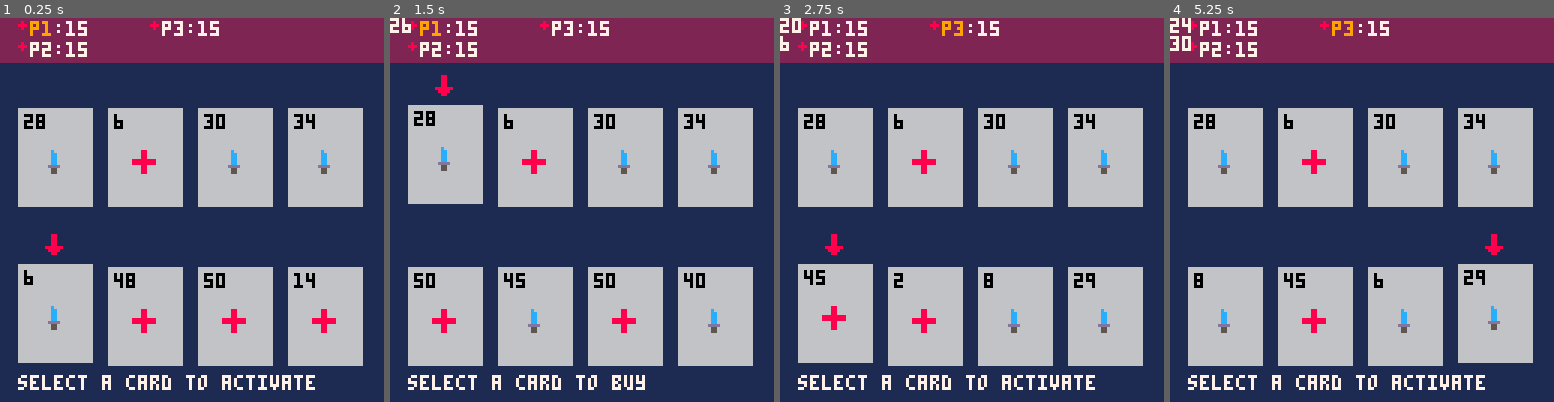
Above: before the commit, frames 1-4 (left to right).
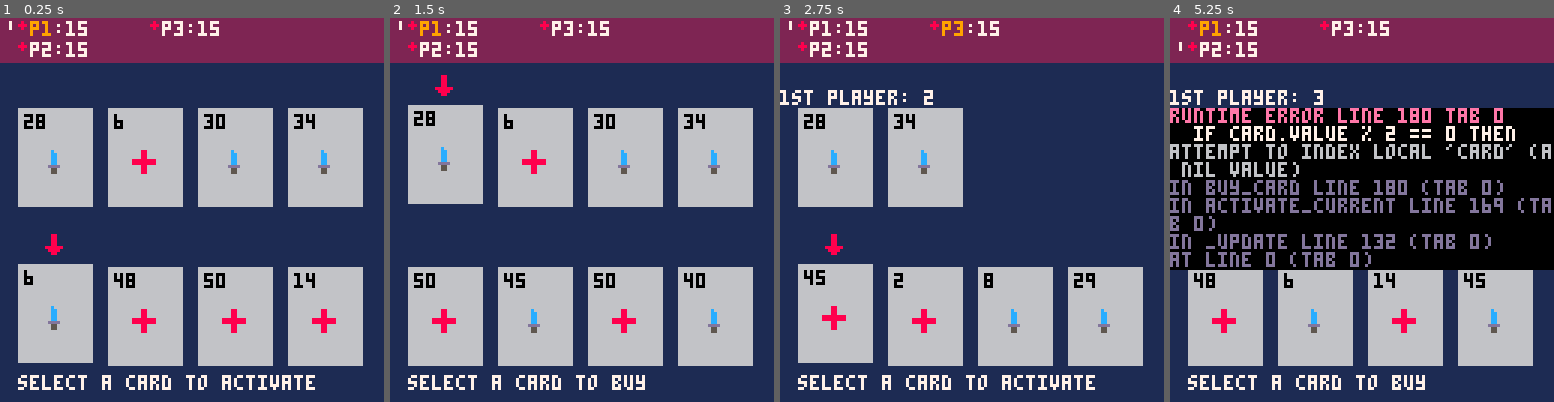
Above: after the commit, the same moments.

Repository: camden/minidom
Game: PICO-8 cartridge dom.p8
The game is run twice, just before and just after one commit, with the same random seed, the same clock (stepped at 60 frames per second) and the same inputs.
Inputs:
- Up to frame 1 (0.25 s): no input
- Up to frame 2 (1.5 s): tap X (X key) at 0.33, 1.07 s; tap O (Z key) at 0.7 s
- Up to frame 3 (2.75 s): hold Right 1.6-2.1 s; tap O (Z key) at 1.7, 2.1, 2.5 s; tap X (X key) at 1.85 s; hold Right from 2.47 s (still down)
- Up to frame 4 (5.25 s): tap O (Z key) every 0.4 s from 2.9 to 4.9 s; tap X (X key) at 2.97, 4.08, 5.2 s; release Right at 3.03 s; hold Left 3.08-3.58 s; hold Right 4.02-4.68 s; hold Left from 5.08 s (still down)

The runs differ from the first frame. In frame 1, less than 0.1% of the frame differs, in the area x 2-4%, y 0-4%; in frame 2, 0.1%; in frame 3, 11%; in frame 4, 43%, in the area x 0-100%, y 0-97%.
Error after the commit: runtime error line 180 tab 0; if card.value % 2 == 0 then; attempt to index local 'card' (a nil value)

Commit message:
added correct turn cycling

Diff:
--- a/dom.p8
+++ b/dom.p8
@@ -44,6 +44,11 @@
 dbg5 = ''
 
 num_players = 3
+
+-- who has the first player counter?
+next_first_player = 1
+last_first_player = next_first_player
+
 current_turn = 1
 
 status_msg = 'select a card to activate'
@@ -121,7 +126,7 @@
 function _update()
 
   if btnp(5) then
-    discard_hand()
+    discard_hand(cur_player())
     draw_cards_from_deck(cur_player())
   end
 
@@ -169,13 +174,23 @@
 end
 
 function activate_card_from_hand(card)
-  dbg1 = card.value
   advance()
 end
 
 function buy_card(card)
-  dbg2 = card.value
+  del(players.shop.hand, card)
+  add(cur_discard_pile(), card)
+  if card.value % 2 == 0 then
+    set_next_first_player(current_turn)
+  end
   advance()
+end
+
+-- expects a number where 1 is first player, etc
+function set_next_first_player(player)
+  last_first_player = next_first_player
+  next_first_player = player
+  dbg5 = '1st player: ' .. next_first_player
 end
 
 function cur_player()
@@ -187,18 +202,30 @@
   update_status_message(current_phase)
 
   if current_phase == 1 then
-    -- current phase is 1 (Action), so it's the next player's turn
+    -- current phase is 1 (action), so it's the next player's turn
     -- so we perform "cleanup" for the last player
     perform_cleanup()
     current_turn = nextidx(current_turn, num_players)
 
+    if current_turn == last_first_player then
+      finished_round()
+    end
+
     selected_card = 1
     cur_selection_kind = selection.player
   elseif current_phase == 2 then
-    -- current phase is 2 (Buy)
+    -- current phase is 2 (buy)
     selected_card = 1
     cur_selection_kind = selection.shop
   end
+end
+
+function finished_round()
+  current_turn = next_first_player
+  last_first_player = next_first_player
+
+  discard_hand(players.shop)
+  draw_cards_from_deck(players.shop)
 end
 
 function update_status_message(phase)
@@ -210,7 +237,7 @@
 end
 
 function perform_cleanup()
-  discard_hand()
+  discard_hand(cur_player())
   draw_cards_from_deck(cur_player())
 end
 
@@ -257,8 +284,8 @@
   deck = shuffle(deck)
 end
 
-function discard_hand()
-  move_all_cards(cur_hand(), cur_discard_pile())
+function discard_hand(player)
+  move_all_cards(player.hand, player.discard_pile)
 end
 
 function move_all_cards(from, to)
@@ -379,16 +406,23 @@
   for i=1,num_players do
     local health_x = 10 + col_count * col_offset
     local player_color = 7
+    local is_first_player = last_first_player == i
 
     if (i == current_turn) then player_color = current_player_color end
 
     if i % 2 == 1 then
+      if is_first_player then
+        paint_first_player_marker(health_x - 8, health_y)
+      end
       spr(4, health_x - 4, health_y)
       print('p' .. i, health_x, health_y, player_color)
       print(':' .. players[i].health,
         health_x + 8,
         health_y, 7)
     else
+      if is_first_player then
+        paint_first_player_marker(health_x - 8, health_y + row_offset)
+      end
       spr(4, health_x - 4, health_y + row_offset)
       print('p' .. i, health_x, health_y + row_offset, player_color)
       print(':' .. players[i].health,
@@ -397,6 +431,10 @@
       col_count += 1
     end
   end
+end
+
+function paint_first_player_marker(x, y)
+  spr(5, x, y)
 end
 
 -- utility functions ---------------------------------------------
@@ -478,9 +516,9 @@
 end
 
 __gfx__
-0000000000088000000c000000088000080000000000000000000000000000000000000000000000000000000000000000000000000000000000000000000000
-0000000000088000000cc00000088000888000000000000000000000000000000000000000000000000000000000000000000000000000000000000000000000
-0070070000088000000cc00000088000080000000000000000000000000000000000000000000000000000000000000000000000000000000000000000000000
+0000000000088000000c000000088000080000000700000000000000000000000000000000000000000000000000000000000000000000000000000000000000
+0000000000088000000cc00000088000888000000700000000000000000000000000000000000000000000000000000000000000000000000000000000000000
+0070070000088000000cc00000088000080000000700000000000000000000000000000000000000000000000000000000000000000000000000000000000000
 0007700000088000000cc00088888888000000000000000000000000000000000000000000000000000000000000000000000000000000000000000000000000
 0007700008888880000cc00088888888000000000000000000000000000000000000000000000000000000000000000000000000000000000000000000000000
 007007000088880000dddd0000088000000000000000000000000000000000000000000000000000000000000000000000000000000000000000000000000000
